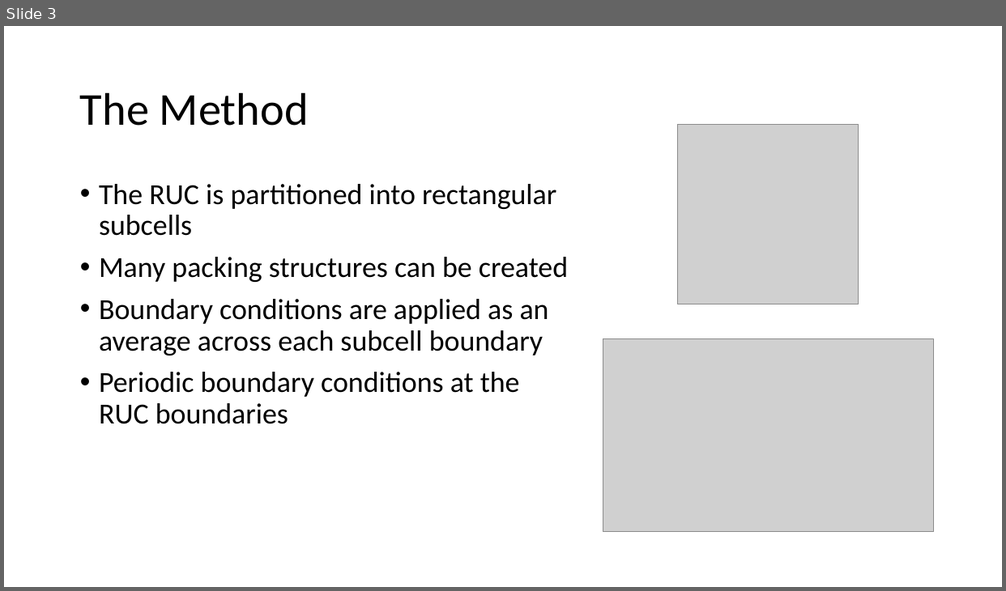
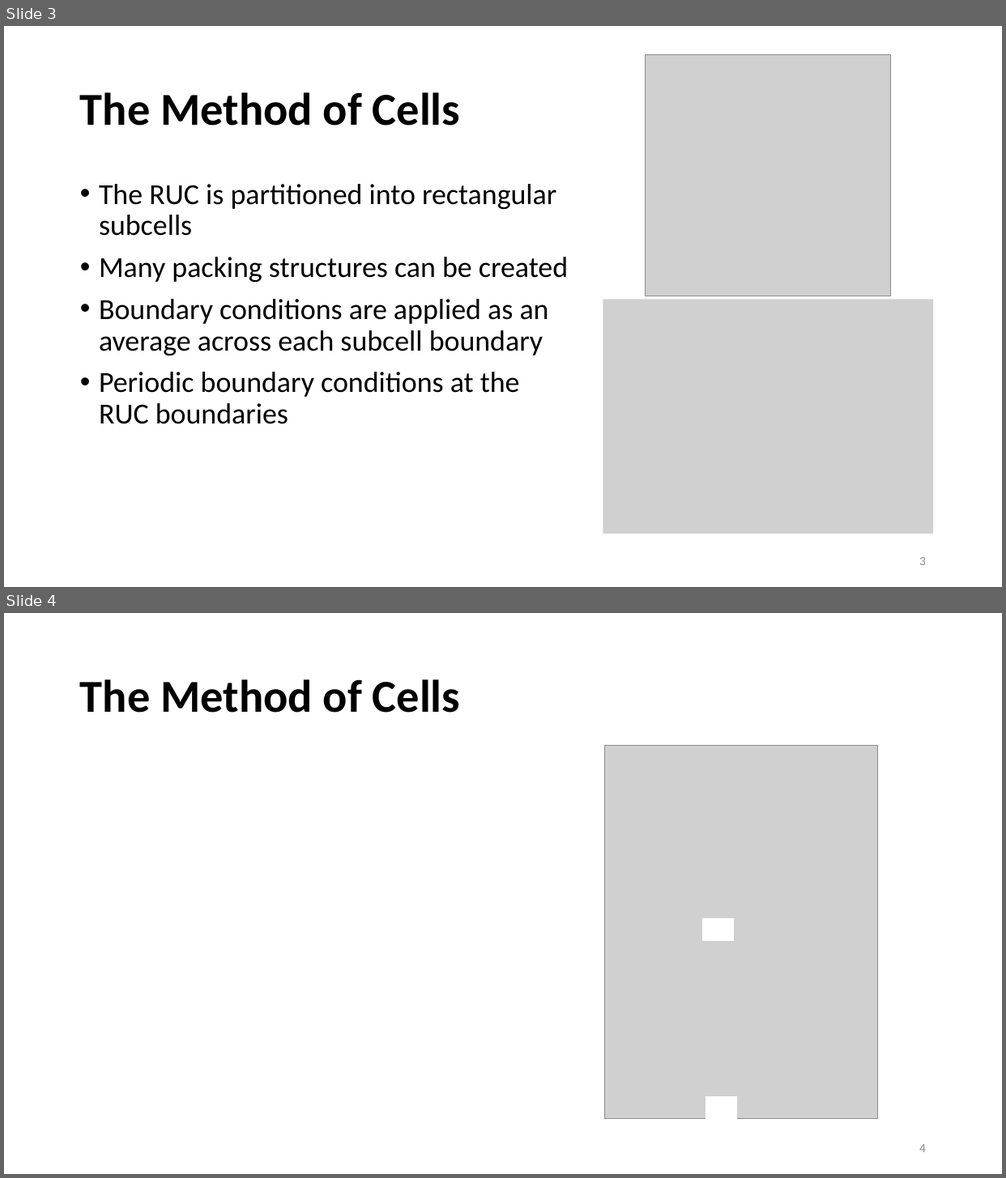
Before and after one commit to nahernz/Method_of_Cells, a slide deck: Generalized Method of Cells (08-01-2014).pptx. Shown one above the other, each under a label of ours: slide 3 before the commit, slides 3 and 4 after it. The pictures are 1006x591 and 1006x1178 pixels, drawn with LibreOffice and Linux fonts; fonts in the diff are those of the drawing; grey boxes stand for pictures. Boxes give left, top, right and bottom in pixels: in the first picture for what was removed or moved away, otherwise in the second. Text is boxed around its words. In the diff, an @@ line names an element or a change of style, - is before the commit and + after.

```diff
--- a/Generalized Method of Cells (08-01-2014).pptx
+++ b/Generalized Method of Cells (08-01-2014).pptx
@@ slide 4 added at (4,613,1002,1174), background #FFFFFF @@
@@ title added at (80,679,460,713), 44 pt, text #000000, bold @@
+The Method of Cells
@@ picture added at (604,746,879,1118) @@
@@ rectangle added at (702,918,734,940), fill #FFFFFF, outline #FFFFFF 1 pt @@
@@ rectangle added at (706,1097,738,1119), fill #FFFFFF, outline #FFFFFF 1 pt @@
@@ page number added at (919,1144,926,1152), 12 pt, text #8C8C8C @@
+4
@@ slide 3 changed as well @@
@@ picture: place and size @@
-picture at (678,124,859,304)
+picture at (646,54,891,297)
@@ title at (80,92,460,126): text changed; bold on @@
-The Method
+The Method of Cells
@@ picture: place and size @@
-picture at (603,339,934,531)
+picture at (603,299,934,535)
@@ page number added at (919,557,926,565), 12 pt, text #8C8C8C @@
+3
```
Also in this commit, not shown: 5 other slides changed, 2 other slides added, 1 slide removed.
